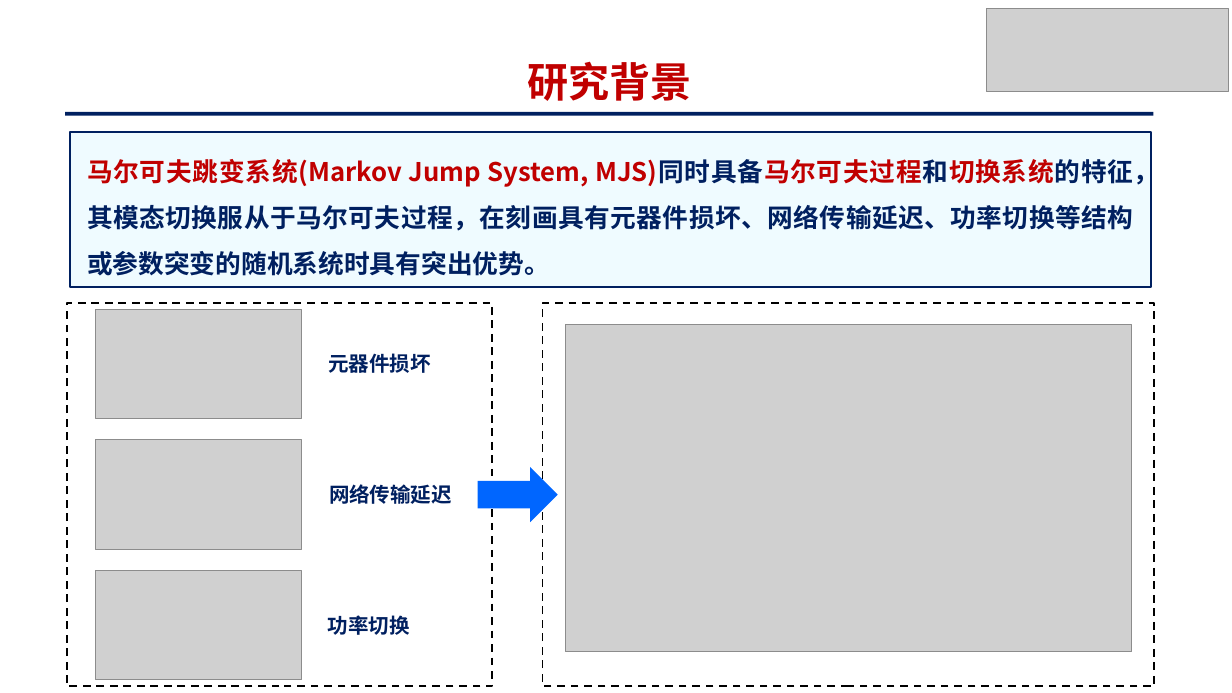
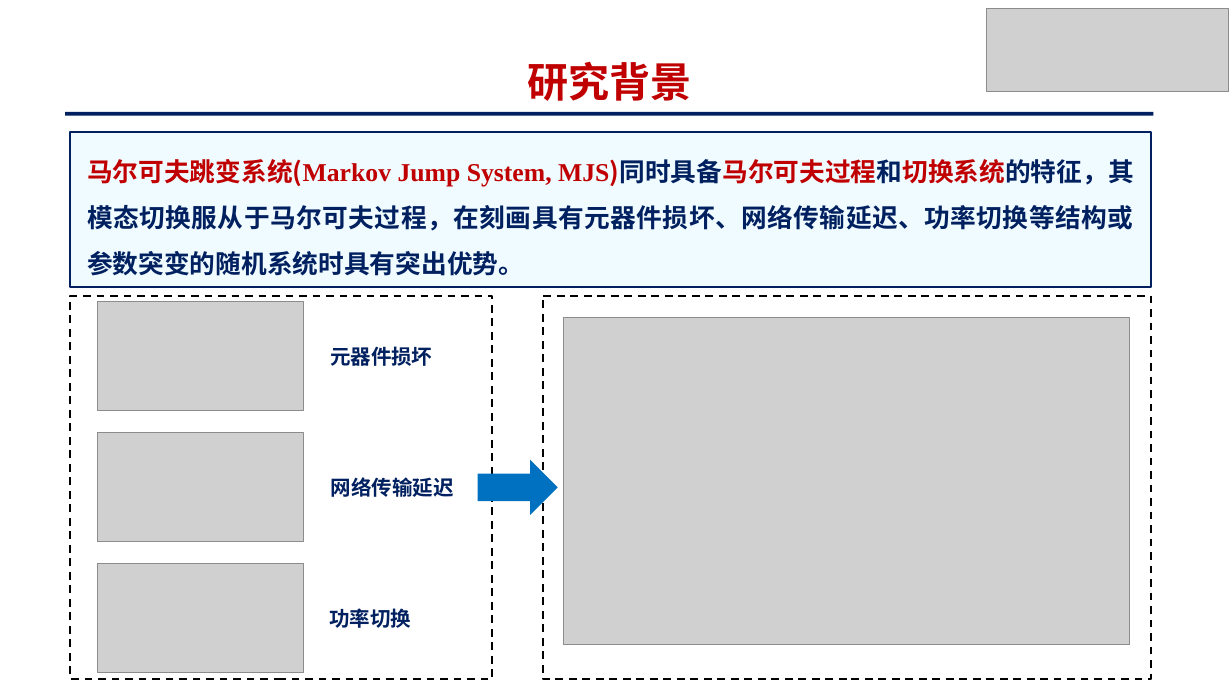
Before and after one commit to yck0609/master-thesis, a slide deck: slide 3 of PPT/基于策略迭代的马尔可夫跳变系统最优跟踪控制_姚才康.pptx. Drawn at 1232x693 pixels with LibreOffice and Linux fonts; fonts in the diff are those of the drawing; grey boxes stand for pictures. Boxes give left, top, right and bottom in pixels: in the first picture for what was removed or moved away, otherwise in the second. Text is boxed around its words. In the diff, an @@ line names an element or a change of style, - is before the commit and + after.

```diff
--- a/PPT/基于策略迭代的马尔可夫跳变系统最优跟踪控制_姚才康.pptx
+++ b/PPT/基于策略迭代的马尔可夫跳变系统最优跟踪控制_姚才康.pptx
@@ text "马尔可夫跳变系统(Markov Jump System, MJS)同时具备马尔可夫过程和切换系统的特征，其模态切换服从于 ..." at (87,159,1134,276): font Noto Sans CJK SC to Times New Roman in "马尔可夫跳变系统(Markov Jump System, MJS)同时具备马尔可夫过程和切换系统的特征，其模态切换服从于 ..." @@
@@ rectangle: place and size @@
-rectangle at (67,303,493,687)
+rectangle at (70,296,493,679)
@@ 2 texts, 1 picture: place and size @@
-2 texts, 1 picture at (95,310,452,504)
+2 texts, 1 picture at (97,302,454,497)
@@ 3 pictures, 1 text, 1 rectangle, 1 down arrow: place and size @@
-3 pictures, 1 text, 1 rectangle, 1 down arrow at (95,303,1154,687)
+3 pictures, 1 text, 1 rectangle, 1 down arrow at (97,296,1151,679)
@@ down arrow at (477,460,558,515): fill #0066FF to #0070C0 @@
```
Also in this commit, not shown: 4 other slides changed, 18 slides added, 7 slides removed, 15 other files.
